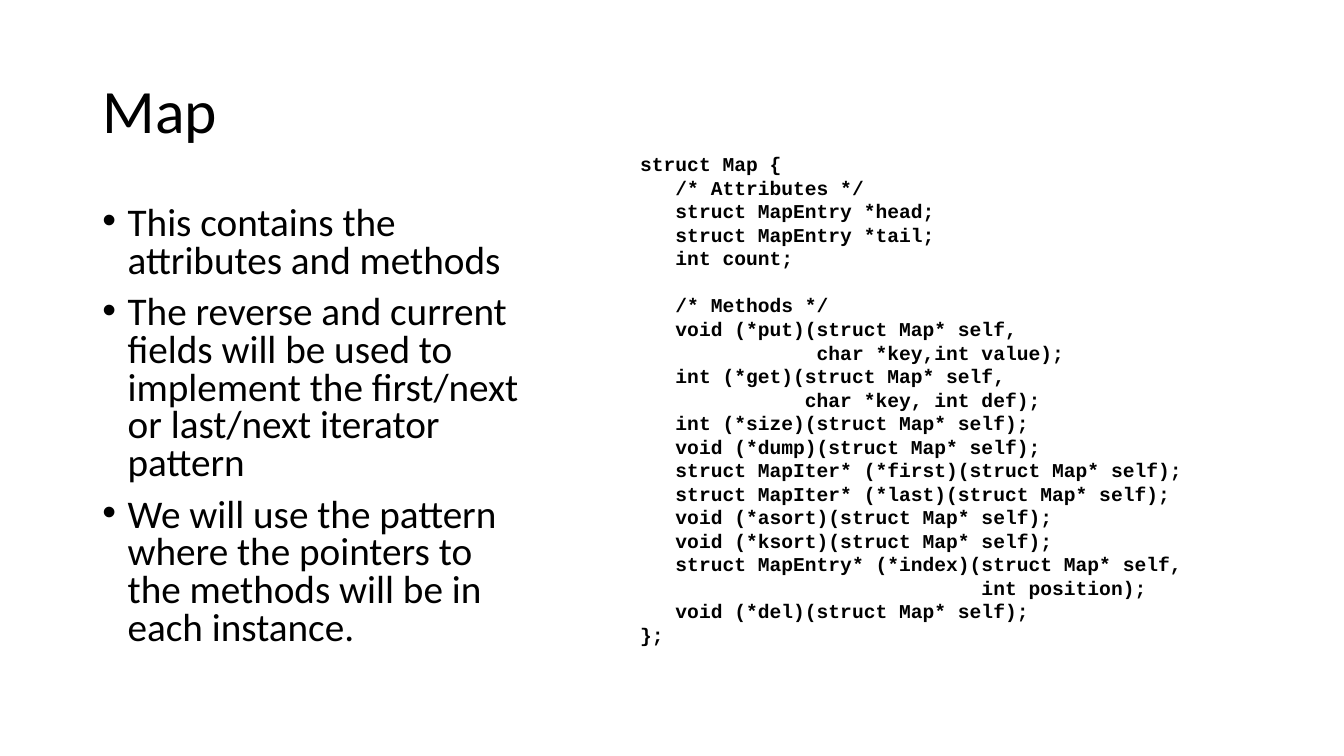
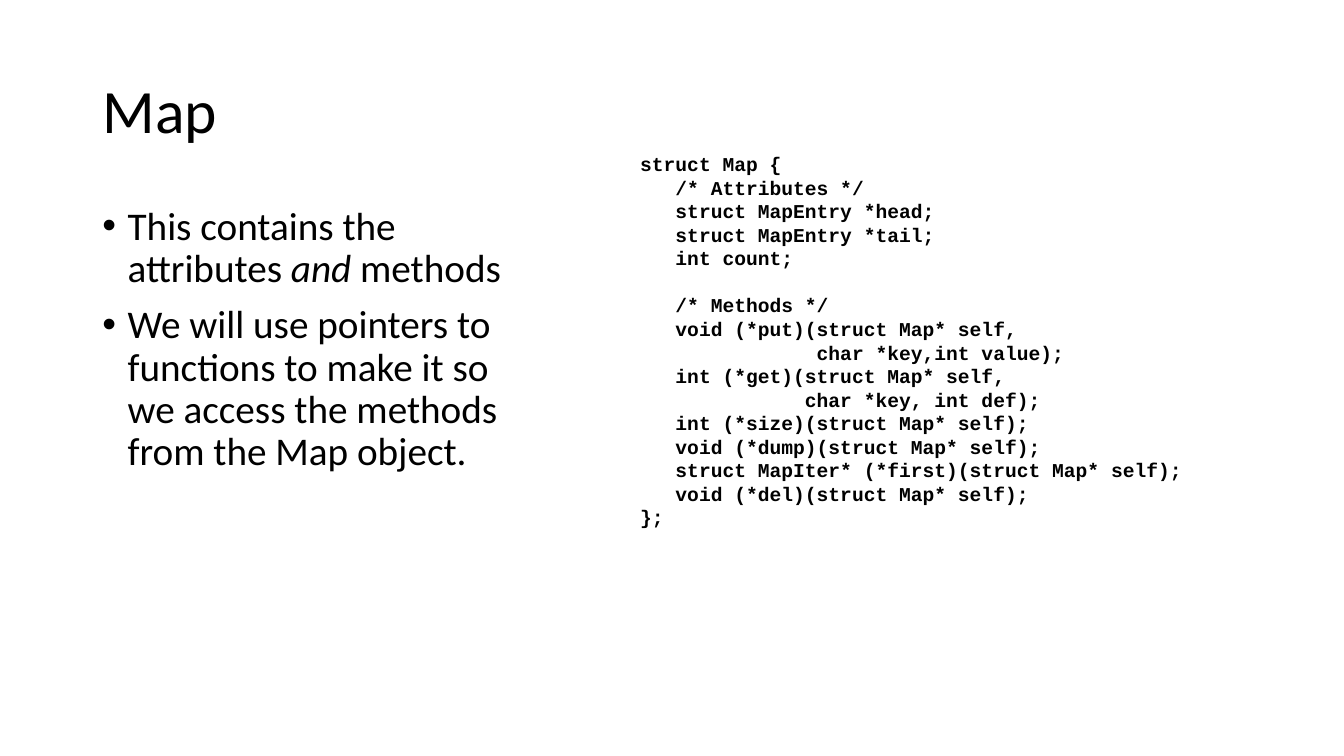
Before and after one commit to csev/cc4e, a slide deck: slide 27 of lectures/CC-04-Maps.pptx. Drawn at 1344x756 pixels with LibreOffice and Linux fonts; fonts in the diff are those of the drawing. Boxes give left, top, right and bottom in pixels: in the first picture for what was removed or moved away, otherwise in the second. Text is boxed around its words. In the diff, an @@ line names an element or a change of style, - is before the commit and + after.

```diff
--- a/lectures/CC-04-Maps.pptx
+++ b/lectures/CC-04-Maps.pptx
@@ text at bbox=[128, 212, 501, 283]: italic on in "and"; line spacing 0.8 to 0.9 @@
@@ text at bbox=[128, 310, 497, 472]: text changed @@
-• The reverse and current fields will be used to implement the first/next or last/next iterator pattern
-• We will use the pattern where the pointers to the methods will be in each instance.
+• We will use pointers to functions to make it so we access the methods from the Map object.
@@ text at bbox=[675, 487, 1182, 599]: paragraphs removed @@
-struct MapIter* (*last)(struct Map* self);
-void (*asort)(struct Map* self);
-void (*ksort)(struct Map* self);
-struct MapEntry* (*index)(struct Map* self,
-int position);
```
Also in this commit, not shown: 17 other slides changed, 1 slide removed.
